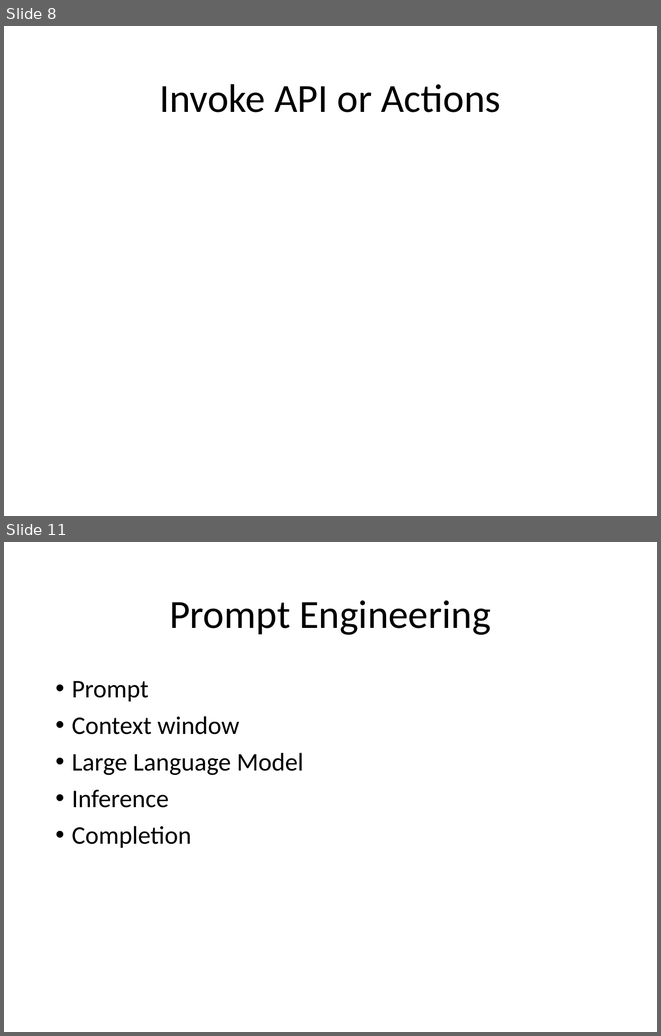
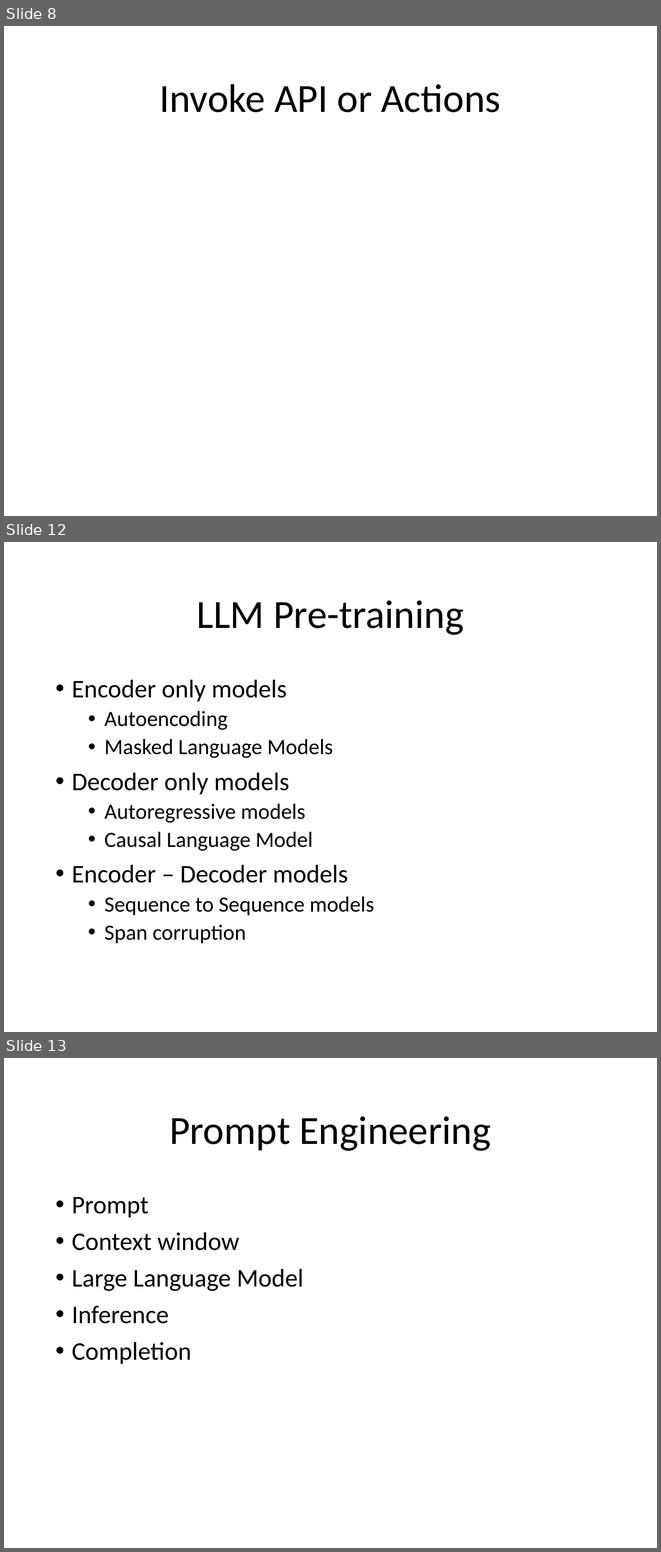
Before and after one commit to look4pritam/LargeLanguageModels, a slide deck: Presentations/LargeLanguageModels.pptx. Shown one above the other, each under a label of ours: slides 8 and 11 before the commit, slides 8, 12 and 13 after it; the slides between them are not shown. The pictures are 661x1036 and 661x1552 pixels, drawn with LibreOffice and Linux fonts; fonts in the diff are those of the drawing. Boxes give left, top, right and bottom in pixels: in the first picture for what was removed or moved away, otherwise in the second. Text is boxed around its words. In the diff, an @@ line names an element or a change of style, - is before the commit and + after.

```diff
--- a/Presentations/LargeLanguageModels.pptx
+++ b/Presentations/LargeLanguageModels.pptx
@@ slide 12 added at <box>4,542,657,1032</box>, background #FFFFFF @@
@@ title added at <box>197,600,464,635</box>, 44 pt, text #000000 @@
+LLM Pre-training
@@ text added at <box>72,679,374,943</box>, 24 pt, text #000000 @@
+• Encoder only models
+  • Autoencoding
+  • Masked Language Models
+• Decoder only models
+  • Autoregressive models
+  • Causal Language Model
+• Encoder – Decoder models
+  • Sequence to Sequence models
+  • Span corruption
@@ what was slide 11 is now slide 13 @@
```
Also in this commit, not shown: 2 slides changed, 2 other slides added, 1 slide removed.
